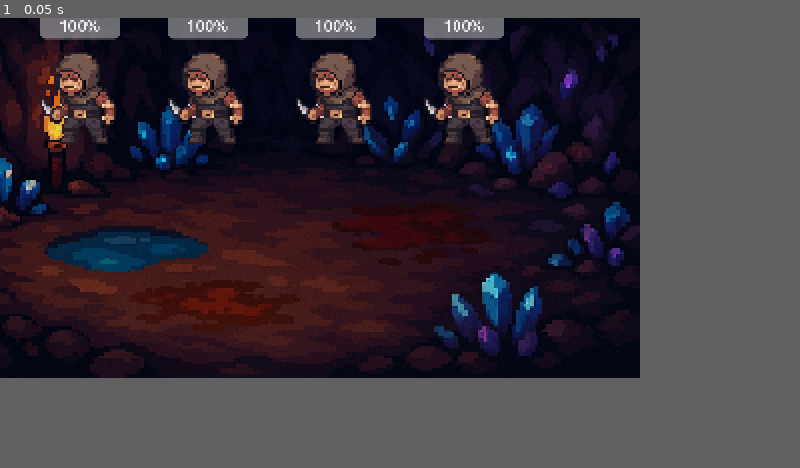
Above: before the commit, frame 1.
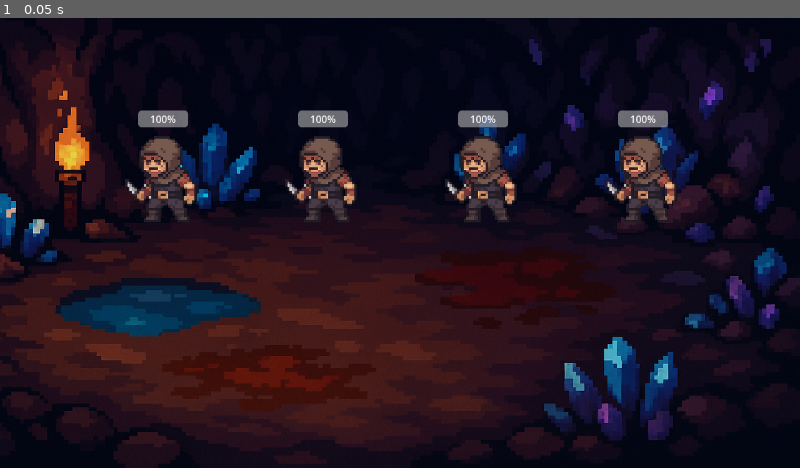
Above: after the commit, the same moment.

Repository: lucsantunes/daggerheart
Game: Godot game, scene res://battle_scene.tscn
Same seed, same stepped clock (60 frames per second), same inputs: the game is played once before the commit and once after it. The project has no main scene, so this scene is started directly.
Inputs:
- Up to frame 1 (0.05 s): no input
In our replay, the window is 640x360 before the commit and 800x450 after it. These sizes can differ from the game's own. Grey fills any space a smaller window leaves; there, only what the larger window draws over its background counts as a difference.

The runs differ from the first frame. In frame 1, 46% of the frame differs, in the area x 0-100%, y 0-100%.

Commit message:
atualizacoes no scale

Diff:
--- a/battle_scene.tscn
+++ b/battle_scene.tscn
@@ -7,10 +7,10 @@
 texture_filter = 1
 
 [node name="TextureRect" type="TextureRect" parent="."]
-offset_right = 320.0
-offset_bottom = 180.0
+offset_right = 1280.0
+offset_bottom = 720.0
 texture = ExtResource("2_r5l0u")
 expand_mode = 1
 
 [node name="enemy_group" parent="." instance=ExtResource("1_fw8re")]
-position = Vector2(40, 40)
+position = Vector2(261, 258)
--- a/character.tscn
+++ b/character.tscn
@@ -42,21 +42,24 @@
 [node name="Character" type="CharacterBody2D"]
 
 [node name="Sprite2D" type="Sprite2D" parent="."]
-scale = Vector2(0.05, 0.05)
+scale = Vector2(0.15, 0.15)
 texture = ExtResource("1_pjt0s")
 
 [node name="Focus" type="Sprite2D" parent="."]
 visible = false
-position = Vector2(0, 40)
-scale = Vector2(0.03, 0.03)
+position = Vector2(0, 127)
+scale = Vector2(0.1, 0.1)
 texture = ExtResource("2_wa5vi")
 
 [node name="ProgressBar" type="ProgressBar" parent="."]
-offset_left = -20.0
-offset_top = -43.0
-offset_right = 60.0
-offset_bottom = -16.0
-scale = Vector2(0.5, 0.5)
+anchors_preset = 5
+anchor_left = 0.5
+anchor_right = 0.5
+offset_left = -40.0
+offset_top = -110.0
+offset_right = 40.0
+offset_bottom = -83.0
+grow_horizontal = 2
 value = 100.0
 
 [node name="AnimationPlayer" type="AnimationPlayer" parent="."]
--- a/enemy_group.gd
+++ b/enemy_group.gd
@@ -5,4 +5,4 @@
 func _ready():
 	enemies = get_children()
 	for i in enemies.size():
-		enemies[i].position = Vector2(i*64, 0)
+		enemies[i].position = Vector2(i*64*4, 0)
--- a/project.godot
+++ b/project.godot
@@ -16,7 +16,7 @@
 
 [display]
 
-window/size/viewport_width=320
-window/size/viewport_height=180
+window/size/viewport_width=1280
+window/size/viewport_height=720
 window/size/mode=3
 window/stretch/mode="viewport"
